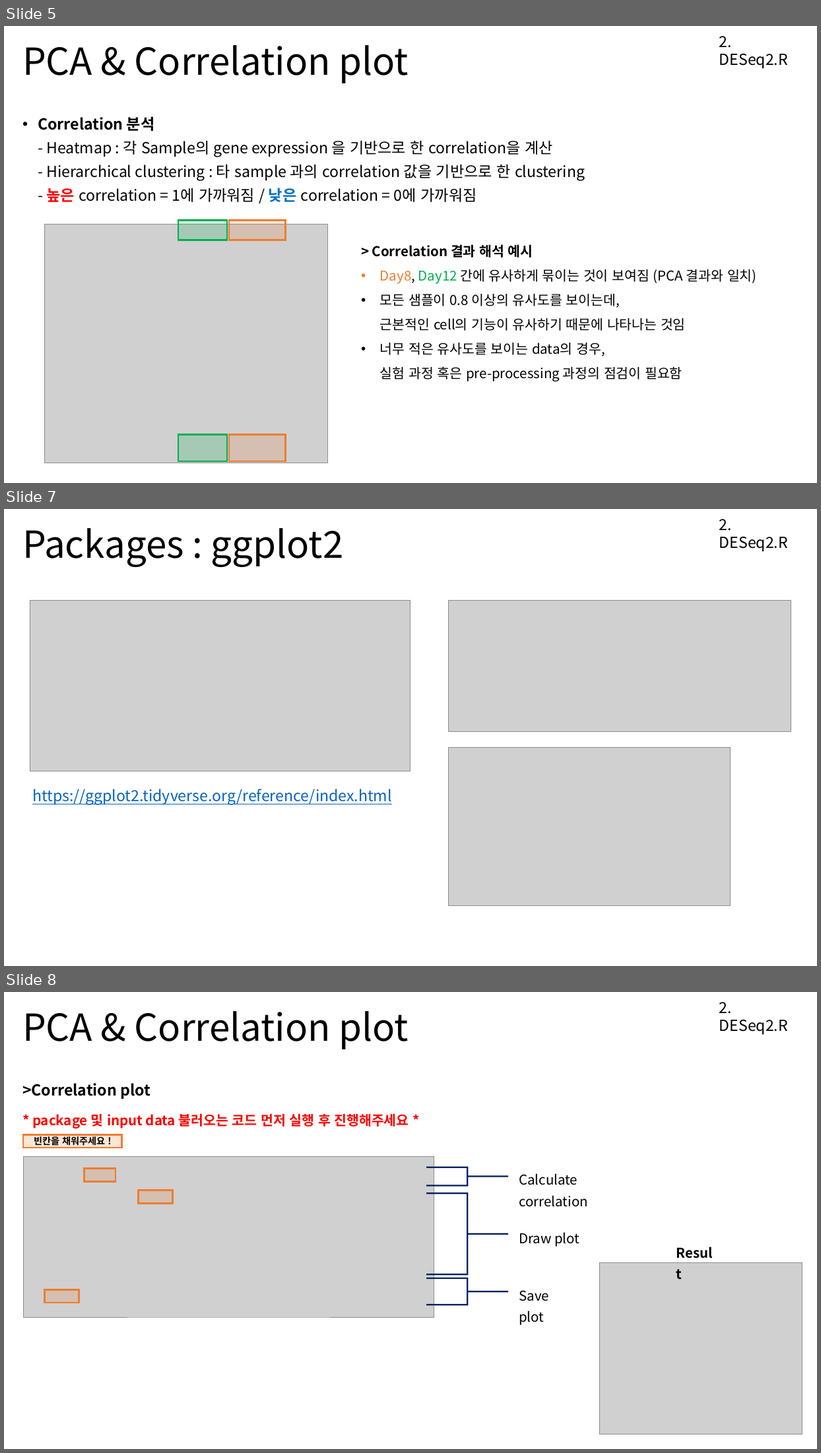
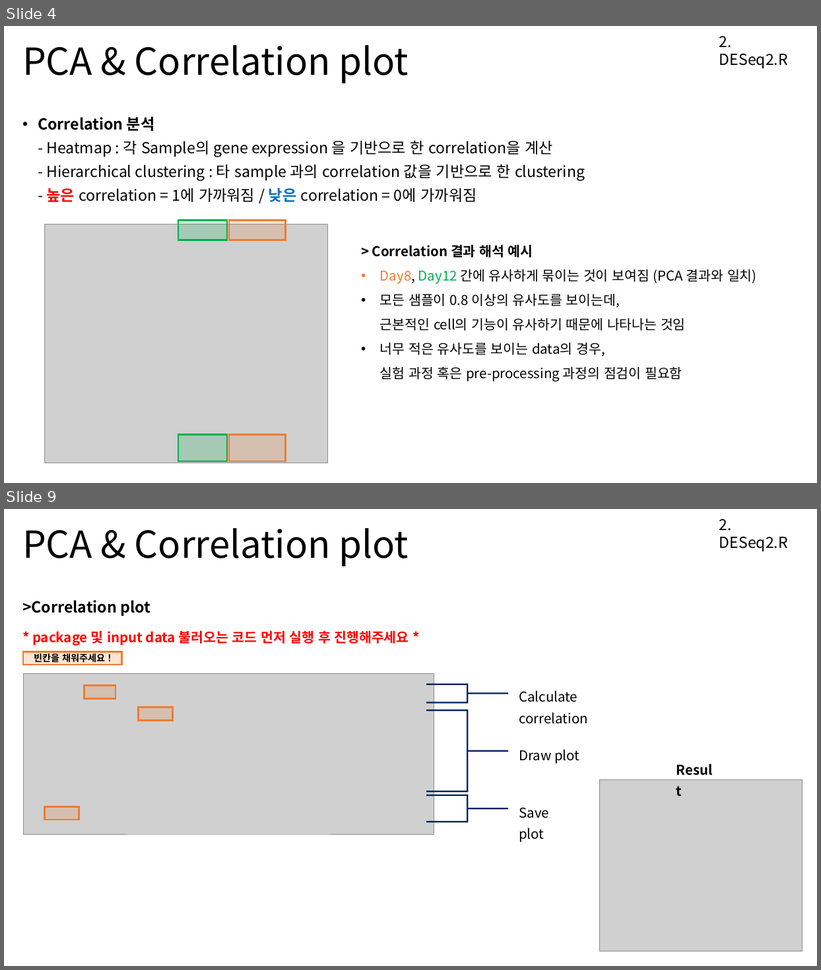
Before and after one commit to Khreat0205/Education_BulkRNAseq, a slide deck: Presentation/2. DESeq2.pptx. Shown one above the other, each under a label of ours: slides 5, 7 and 8 before the commit, slides 4 and 9 after it; the slides between them are not shown. The pictures are 821x1453 and 821x970 pixels, drawn with LibreOffice and Linux fonts; fonts in the diff are those of the drawing; grey boxes stand for pictures. Boxes give left, top, right and bottom in pixels: in the first picture for what was removed or moved away, otherwise in the second. Text is boxed around its words. In the diff, an @@ line names an element or a change of style, - is before the commit and + after.

```diff
--- a/Presentation/2. DESeq2.pptx
+++ b/Presentation/2. DESeq2.pptx
@@ slide 7 removed at <box>4,509,817,966</box>, background #FFFFFF @@
@@ title removed at <box>22,528,344,567</box> @@
-Packages : ggplot2
@@ text removed at <box>719,519,788,552</box> @@
-2. DESeq2.R
@@ picture removed at <box>30,601,411,772</box> @@
@@ picture removed at <box>449,601,791,732</box> @@
@@ picture removed at <box>449,747,731,906</box> @@
@@ text removed at <box>32,789,392,805</box> @@
-https://ggplot2.tidyverse.org/reference/index.html
@@ what was slide 5 is now slide 4 @@
@@ what was slide 8 is now slide 9 @@
```
Also in this commit, not shown: 4 slides changed.
